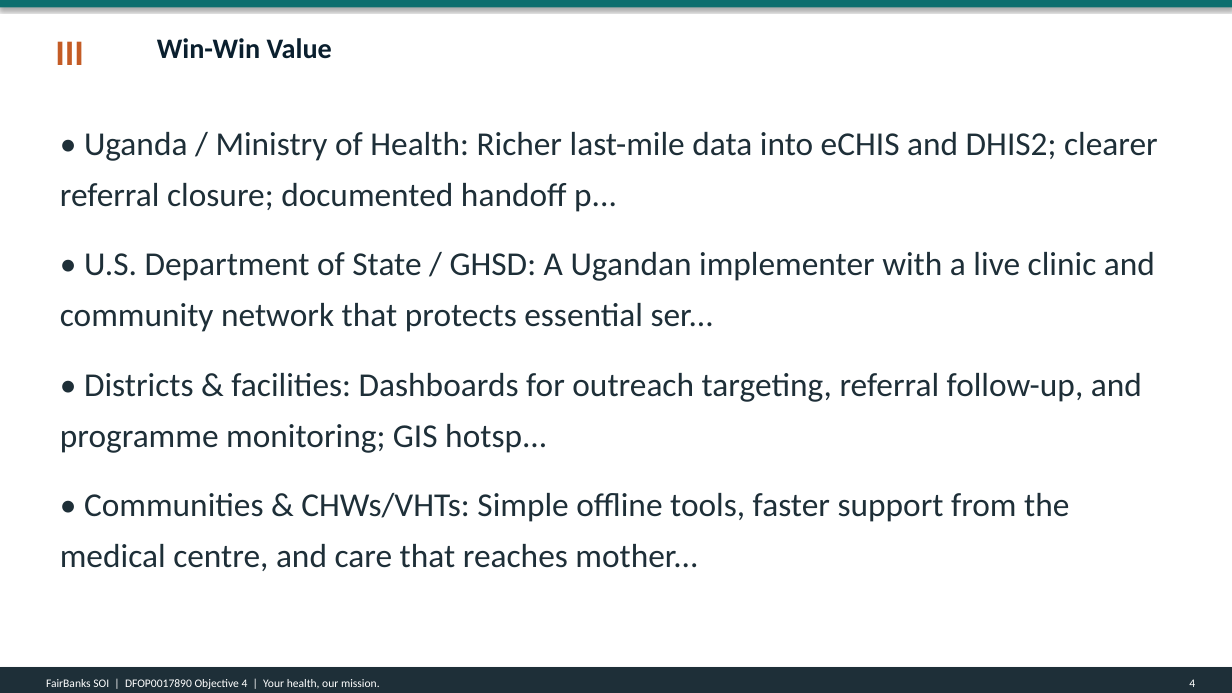
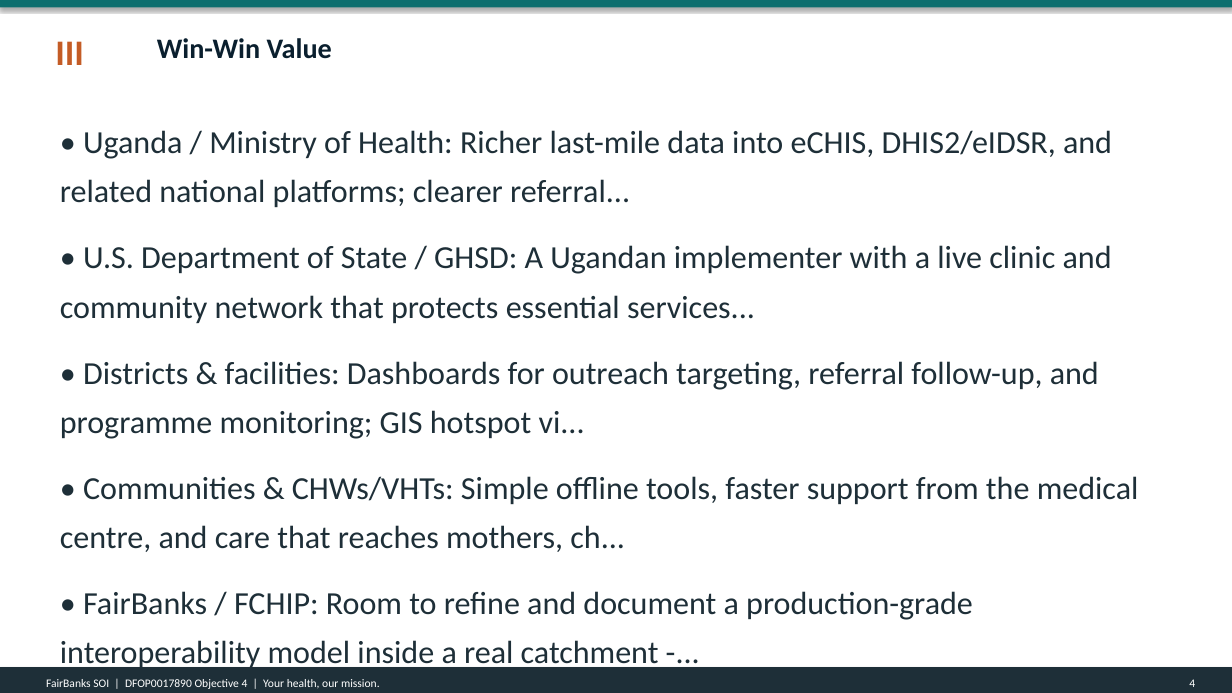
Before and after one commit to WASSWA2624/fairbanks, a slide deck: slide 4 of applications/dos-uganda/documents/dos-uganda_ppt.pptx. Drawn at 1232x693 pixels with LibreOffice and Linux fonts; fonts in the diff are those of the drawing. Boxes give left, top, right and bottom in pixels: in the first picture for what was removed or moved away, otherwise in the second. Text is boxed around its words. In the diff, an @@ line names an element or a change of style, - is before the commit and + after.

Commit message:
Revise build_dos-uganda_docs.py and associated documents to reflect updates in the Statement of Interest for the Uganda Health System MOU (DFOP0017890). Change "Step 1" to "Phase 1" in titles and subtitles, enhance project details including the proposed project title and organization name, and update narrative content to align with new objectives focused on interoperability and government ownership. Ensure consistency across Word, PDF, and PowerPoint formats while maintaining compliance with project guidelines.

```diff
--- a/applications/dos-uganda/documents/dos-uganda_ppt.pptx
+++ b/applications/dos-uganda/documents/dos-uganda_ppt.pptx
@@ text at <box>60,130,1139,620</box>: text changed; size 26 to 25 pt @@
-• Uganda / Ministry of Health: Richer last-mile data into eCHIS and DHIS2; clearer referral closure; documented handoff p...
-• U.S. Department of State / GHSD: A Ugandan implementer with a live clinic and community network that protects essential ser...
-• Districts & facilities: Dashboards for outreach targeting, referral follow-up, and programme monitoring; GIS hotsp...
-• Communities & CHWs/VHTs: Simple offline tools, faster support from the medical centre, and care that reaches mother...
+• Uganda / Ministry of Health: Richer last-mile data into eCHIS, DHIS2/eIDSR, and related national platforms; clearer referral...
+• U.S. Department of State / GHSD: A Ugandan implementer with a live clinic and community network that protects essential services...
+• Districts & facilities: Dashboards for outreach targeting, referral follow-up, and programme monitoring; GIS hotspot vi...
+• Communities & CHWs/VHTs: Simple offline tools, faster support from the medical centre, and care that reaches mothers, ch...
+• FairBanks / FCHIP: Room to refine and document a production-grade interoperability model inside a real catchment -...
```
Also in this commit, not shown: 9 other slides changed, 4 other files.
